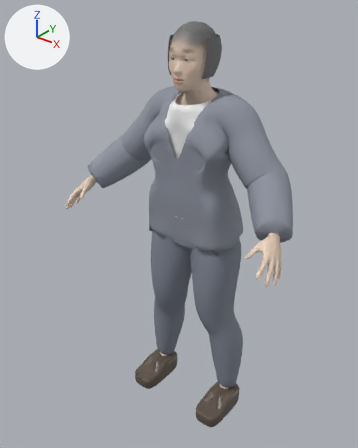
An edit to the glTF model assets/people/prof_core.glb, drawn before and after from the same camera.
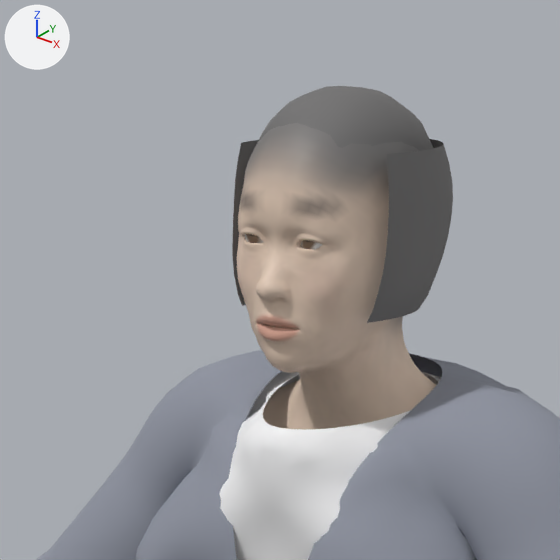
Each version is shown whole from a 50 mm lens placed at (1.005, -1.394, 1.618), pointed at (-0.038, -0.09, 0.81), then close up on the part from 31% to 69% of the width and 0% to 31% of the height. Lighting does not change. The marker at upper left points along +X, +Y and +Z. The older version's two pictures come first. Vertices at exactly the same position are counted once.

In view in the first close-up: 'Bob', 'Body', 'Hair', 'Outer', 'Top'.
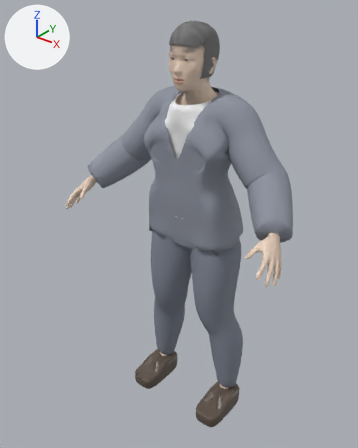
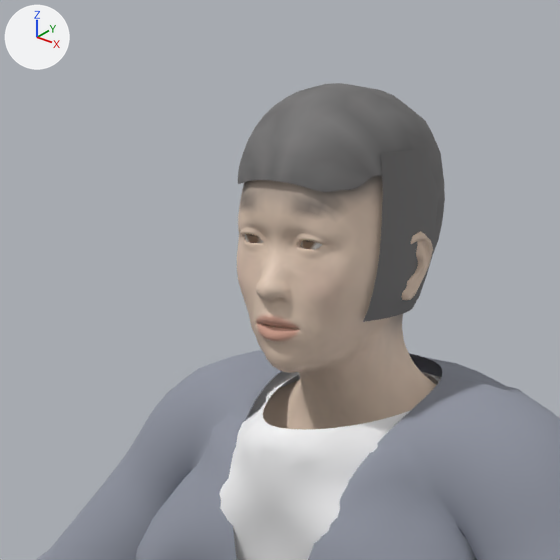
The change, as a list of edits to the scene's bpy script:
```text
Change mat_hair:
    where n0 = _N.new('ShaderNodeBsdfPrincipled'); n0.name = 'Principled BSDF'
    remove n0.inputs[0].default_value = (0.164, 0.16, 0.16, 1.0)  # 'Base Color', grey #716f6f
    n0.inputs[2].default_value: 0.75 -> 0.7  # 'Roughness'
    add n2 = _N.new('ShaderNodeVertexColor'); n2.name = 'Color Attribute'
    add _L.new(n2.outputs[0], n0.inputs[0])  # 'Color' to 'Base Color'
Change me_bob:
    used by ob_bob; location = (0.0, 0.0, 0.0)
    remove me_bob.from_pydata(...)  # 340 vertices, 594 faces; spans x -0.081..0.081, y -0.106..0.042, z 1.348..1.469
    add me_bob.from_pydata(...)  # 340 vertices, 594 faces; spans x -0.072..0.072, y -0.104..0.033, z 1.348..1.469
    me_bob part 1: 340 of 340 vertices moved; they spanned x -0.081..0.081, y -0.106..0.042, z 1.348..1.469 and now span x -0.072..0.072, y -0.104..0.033, z 1.348..1.469; mean shift (0.0, -0.004, 0.0)
Change me_hair:
    used by ob_hair; location = (0.0, 0.0, 0.0)
    remove me_hair.from_pydata(...)  # 252 vertices, 436 faces; spans x -0.061..0.061, y -0.121..0.031, z 1.354..1.511
    add me_hair.from_pydata(...)  # 370 vertices, 648 faces; spans x -0.07..0.07, y -0.146..0.029, z 1.342..1.513
    me_hair part 2: 2 vertices moved within x -0.037..0.037, y 0.017, z 1.448; 239 vertices removed from x -0.061..0.061, y -0.121..0.031, z 1.354..1.511; 349 vertices added at x -0.07..0.07, y -0.146..0.029, z 1.342..1.513
    other edits to the shape of me_hair do not show in these pictures
```

Boxes [x1, y1, x2, y2] around the edits, measured in the close-ups (560 x 560 px):
'Hair', recoloured, reshaped
    before: [259, 86, 433, 151]
    after: [238, 83, 445, 253]
'Bob', reshaped
    before: [232, 139, 453, 323]
    after: [363, 147, 438, 322]
